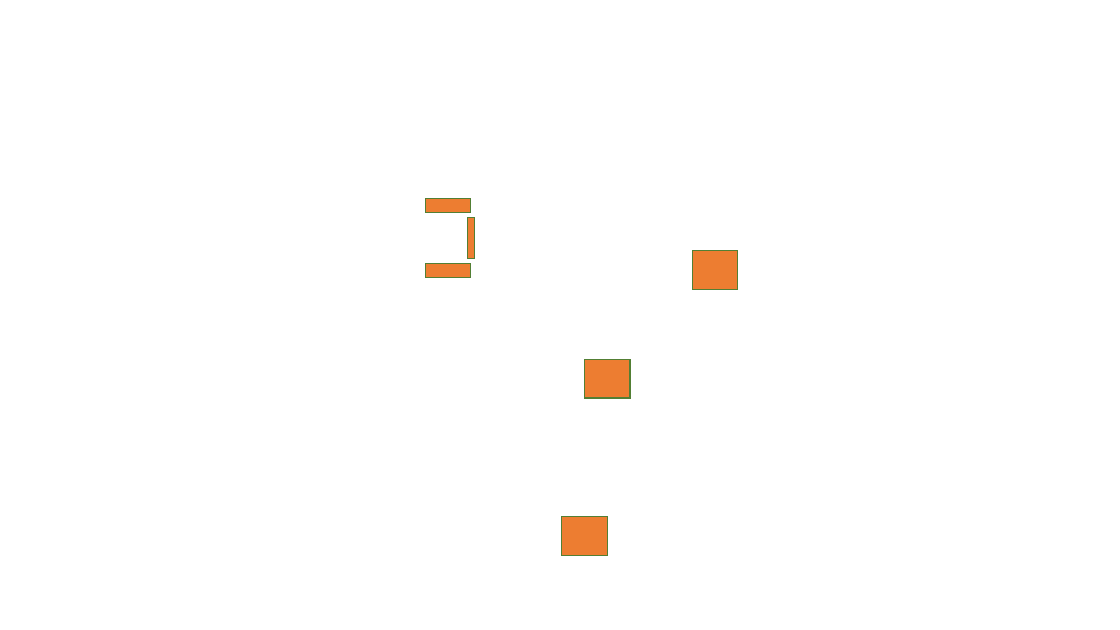
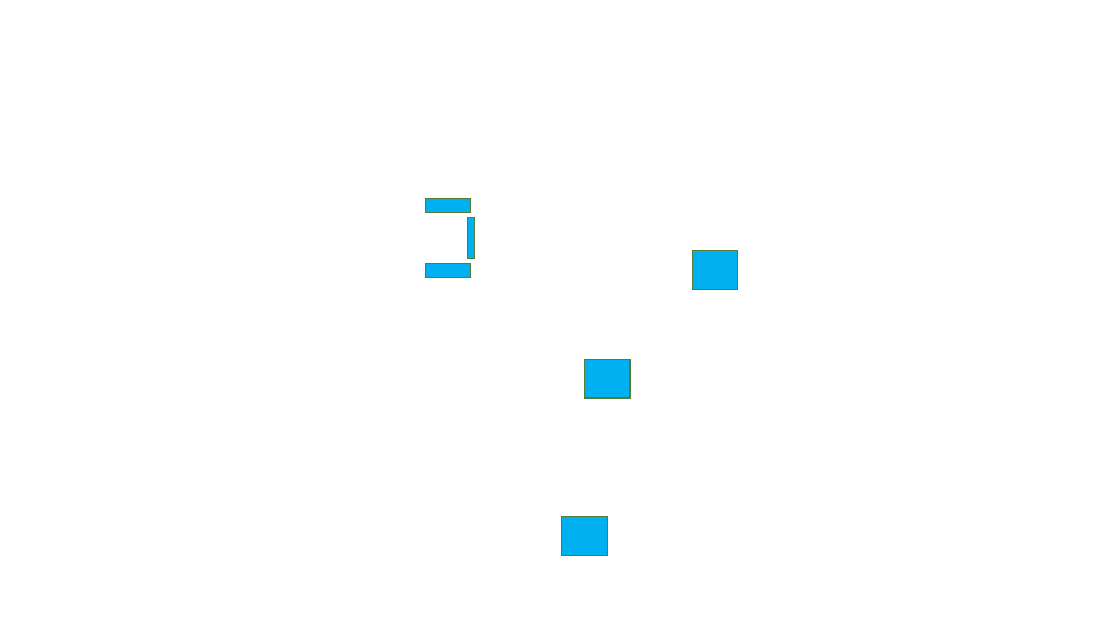
Before and after one commit to shacharoz/LearningUnity-Mario, a slide deck: slide 16 of Design/Mario Rules.pptx (slide 15 before the commit). Drawn at 1120x630 pixels with LibreOffice and Linux fonts; fonts in the diff are those of the drawing; background and template pictures are left out. Boxes give left, top, right and bottom in pixels: in the first picture for what was removed or moved away, otherwise in the second. Text is boxed around its words. In the diff, an @@ line names an element or a change of style, - is before the commit and + after.

```diff
--- a/Design/Mario Rules.pptx
+++ b/Design/Mario Rules.pptx
@@ fill #ED7D31 to #00B0F0 in 6 elements at (x1=585, y1=360, x2=630, y2=398), (x1=692, y1=251, x2=738, y2=290), (x1=561, y1=517, x2=607, y2=555), (x1=425, y1=198, x2=471, y2=213), (x1=425, y1=263, x2=471, y2=277), (x1=467, y1=218, x2=475, y2=258) @@
```
Also in this commit, not shown: 5 other slides changed, 3 slides added, 1 slide removed, 3 other files.
